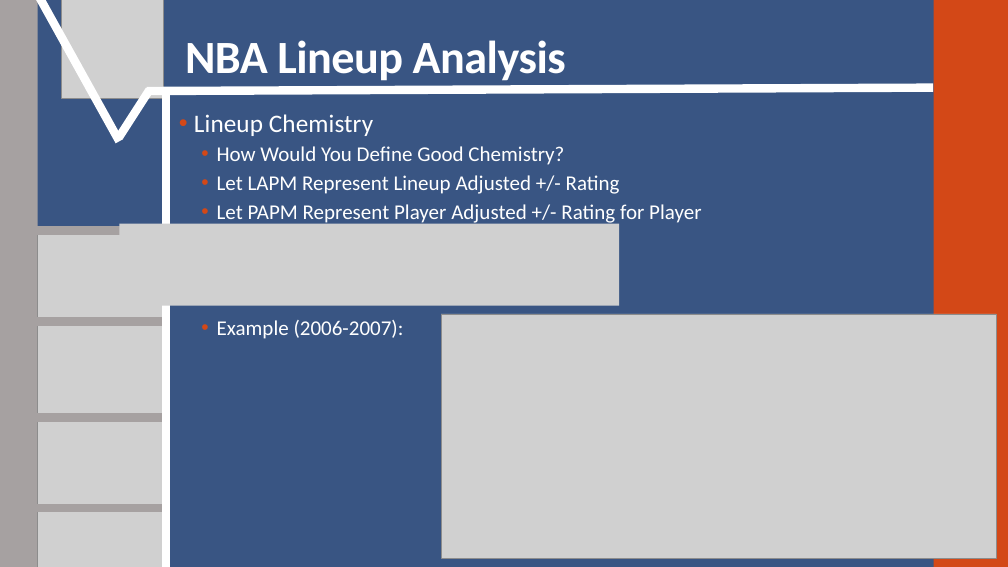
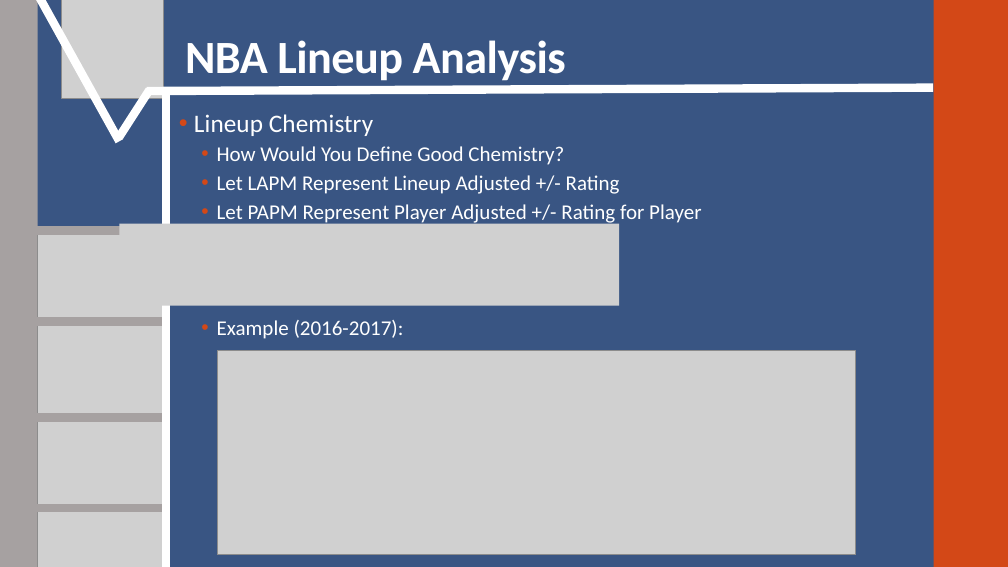
Before and after one commit to SuperMarioGiacomazzo/STOR538_WEBSITE, a slide deck: slide 8 of Slides/Basketball 3/Basketball_3_Lecture.pptx. Drawn at 1008x567 pixels with LibreOffice and Linux fonts; fonts in the diff are those of the drawing; grey boxes stand for pictures. Boxes give left, top, right and bottom in pixels: in the first picture for what was removed or moved away, otherwise in the second. Text is boxed around its words. In the diff, an @@ line names an element or a change of style, - is before the commit and + after.

```diff
--- a/Slides/Basketball 3/Basketball_3_Lecture.pptx
+++ b/Slides/Basketball 3/Basketball_3_Lecture.pptx
@@ text at <box>217,320,404,339</box>: text changed @@
-  • Example (2006-2007):
+  • Example (2016-2017):
@@ picture removed at <box>442,314,997,558</box> @@
@@ picture added at <box>217,351,856,555</box> @@
```
Also in this commit, not shown: 3 other slides changed, 6 other files.
